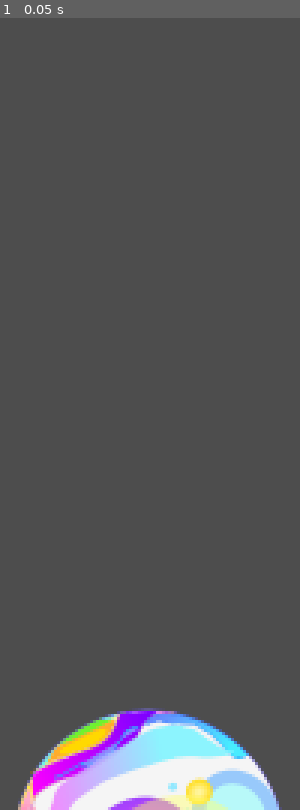
Above: before the commit, frame 1.
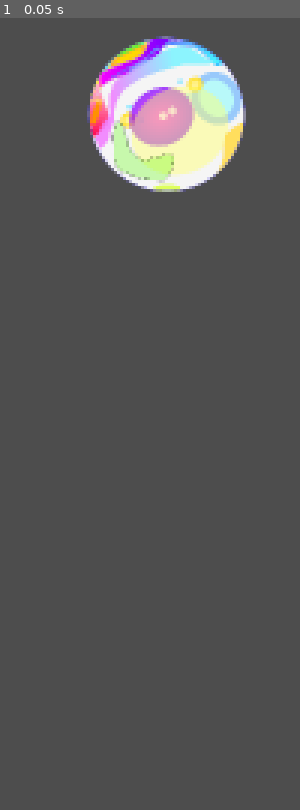
Above: after the commit, the same moment.

Repository: JoeOrchard03/Bubble-Fish
Game: Godot game, scene res://Scenes/MainScene.tscn
The game is run twice, just before and just after one commit, with the same random seed, the same clock (stepped at 60 frames per second) and the same inputs. Before the commit the project has no main scene; this scene is started directly in both runs.
Inputs:
- Up to frame 1 (0.05 s): no input

The runs differ from the first frame. In frame 1, 16% of the frame differs, in the area x 6-94%, y 2-100%.

Commit message:
Started implementing whiteboard code

Diff:
--- a/Prefabs/Bubble.tscn
+++ b/Prefabs/Bubble.tscn
@@ -1,7 +1,19 @@
-[gd_scene load_steps=2 format=3 uid="uid://dhraq0e485r8t"]
+[gd_scene load_steps=3 format=3 uid="uid://dhraq0e485r8t"]
 
 [ext_resource type="Texture2D" uid="uid://rdam26yjqc8o" path="res://Art/Sprites/Bubble placeholder.svg" id="1_ivtlu"]
 
+[sub_resource type="RectangleShape2D" id="RectangleShape2D_74acm"]
+size = Vector2(19.8174, 18.4908)
+
 [node name="BubblePlaceholder" type="Sprite2D"]
-scale = Vector2(0.873534, 0.873534)
+scale = Vector2(0.5, 0.496188)
 texture = ExtResource("1_ivtlu")
+
+[node name="Area2D" type="Area2D" parent="."]
+
+[node name="CollisionShape2D" type="CollisionShape2D" parent="Area2D"]
+position = Vector2(-1.525, 3.02305)
+rotation = -3.14159
+scale = Vector2(17.2239, 18.6377)
+shape = SubResource("RectangleShape2D_74acm")
+one_way_collision_margin = 0.0
--- /dev/null
+++ b/Prefabs/BubbleSpawner.gd
@@ -0,0 +1,28 @@
+extends Node2D
+
+var screenHeight
+var randomSpawnPos
+var rng = RandomNumberGenerator.new()
+
+@export var numOfBubbles = 0
+@export var bubblePrefab = preload("res://Prefabs/Bubble.tscn")
+
+var positions:Array[Vector2] = [Vector2(0,0)]
+
+func _ready():
+	screenHeight = get_viewport().size
+
+	for i in numOfBubbles:
+		Spawn()
+
+func RandomPositions:
+	for i in numOfBubbles:
+		while positions.size()
+
+func Spawn():
+	print("Running spawn")
+	var obj = bubblePrefab.instantiate()
+	randomSpawnPos = Vector2(rng.randf_range(0, screenHeight.x), rng.randf_range(0, screenHeight.y))
+	print(randomSpawnPos)
+	obj.position = randomSpawnPos
+	add_child(obj)
--- /dev/null
+++ b/Prefabs/BubbleSpawner.tscn
@@ -0,0 +1,8 @@
+[gd_scene load_steps=2 format=3 uid="uid://duh2dly68o78c"]
+
+[ext_resource type="Script" path="res://Prefabs/BubbleSpawner.gd" id="1_4irda"]
+
+[node name="BubbleSpawner" type="Node2D"]
+script = ExtResource("1_4irda")
+numOfBubbles = 8
+bubblePrefab = null
--- a/Scenes/MainScene.tscn
+++ b/Scenes/MainScene.tscn
@@ -5,4 +5,4 @@
 [node name="Node2D" type="Node2D"]
 
 [node name="BubblePlaceholder" parent="." instance=ExtResource("1_46jlw")]
-position = Vector2(1399, 1477)
+position = Vector2(1417, 698)
--- a/project.godot
+++ b/project.godot
@@ -11,6 +11,7 @@
 [application]
 
 config/name="BubbleFish"
+run/main_scene="res://Scenes/MainScene.tscn"
 config/features=PackedStringArray("4.3", "Mobile")
 config/icon="res://Art/Sprites/icon.svg"
 
